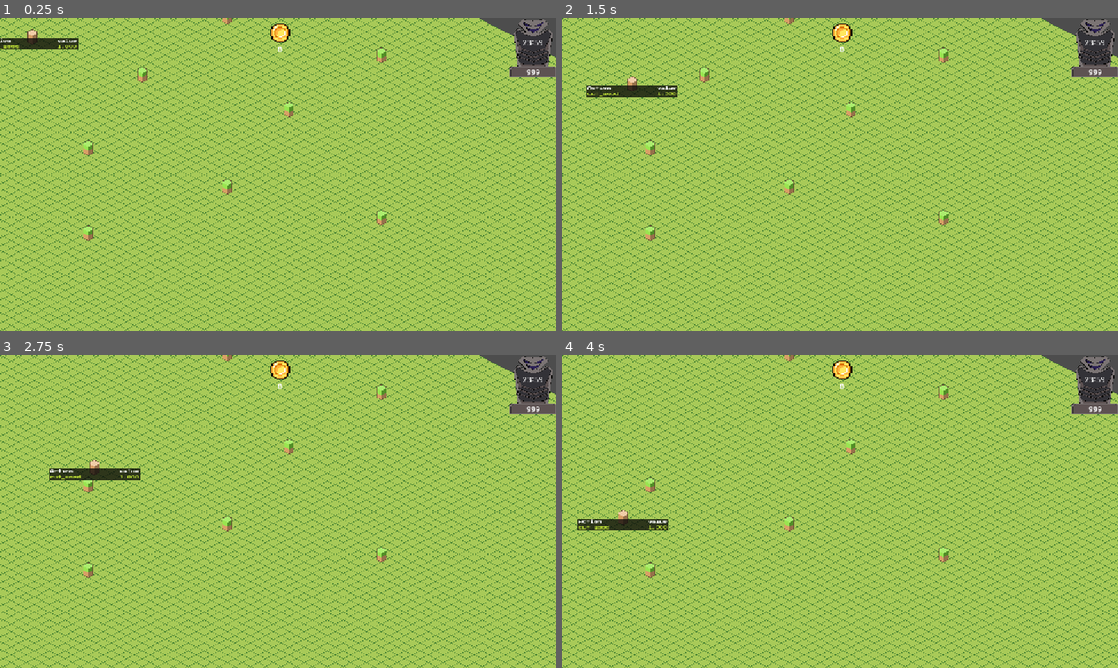
Above: before the commit, frames 1-4 (two rows, left to right).
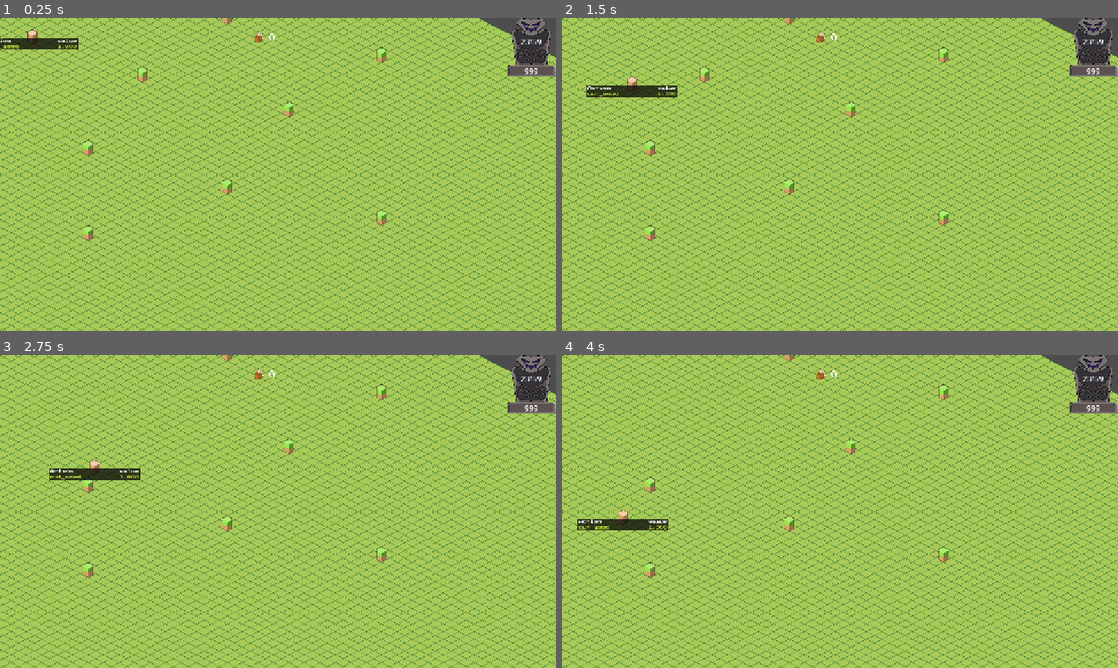
Above: after the commit, the same moments.

Repository: JontanKhuu/Ramen
Game: Godot game, scene res://World/world.tscn
Same seed, same stepped clock (60 frames per second), same inputs: the game is played once before the commit and once after it.
Inputs (mouse positions are in pixels of both pictures, inside the frame that each line leads up to):
- Up to frame 1 (0.25 s): no input
- Up to frame 2 (1.5 s): move the mouse to (962, 158) at 0.52 s; click (962, 158) at 0.67 s; move the mouse to (728, 190) at 1.27 s; click (728, 190) at 1.42 s
- Up to frame 3 (2.75 s): move the mouse to (333, 442) at 2.02 s; click (333, 442) at 2.17 s
- Up to frame 4 (4 s): move the mouse to (812, 574) at 2.77 s; click (812, 574) at 2.92 s; move the mouse to (1006, 558) at 3.52 s; click (1006, 558) at 3.67 s

The runs differ from the first frame. In frame 1, 0.9% of the frame differs, in the area x 45-100%, y 0-19%; in frame 2, 0.9%; in frame 3, 0.9%; in frame 4, 0.9%.

Commit message:
new icons and format fix

Diff:
--- a/World/UI Assets/Calendar/Calendar.tscn
+++ b/UI/Calendar/Calendar.tscn
@@ -1,7 +1,7 @@
 [gd_scene load_steps=3 format=3 uid="uid://x0fj4b75fxgn"]
 
-[ext_resource type="Script" uid="uid://c1oidv5xtkwap" path="res://World/UI Assets/Calendar/Scripts/Calendar/calendar.gd" id="1_hrbdr"]
-[ext_resource type="Texture2D" uid="uid://8y487xspadw6" path="res://World/UI Assets/Calendar/Assets/Gravestone Timer.png" id="1_t1okh"]
+[ext_resource type="Script" uid="uid://c1oidv5xtkwap" path="res://UI/Calendar/Scripts/Calendar/calendar.gd" id="1_hrbdr"]
+[ext_resource type="Texture2D" uid="uid://8y487xspadw6" path="res://UI/Calendar/Assets/Gravestone Timer.png" id="1_t1okh"]
 
 [node name="Calendar" type="Control"]
 z_index = 1
--- a/World/UI Assets/Calendar/Calendar_Menu.tscn
+++ b/UI/Calendar/Calendar_Menu.tscn
@@ -1,7 +1,7 @@
 [gd_scene load_steps=3 format=3 uid="uid://b6hdcinxtjwh5"]
 
-[ext_resource type="Script" uid="uid://cdv5n6epgpvmh" path="res://World/UI Assets/Calendar/Scripts/Calendar/calendar_menu.gd" id="1_okdvj"]
-[ext_resource type="Texture2D" uid="uid://b681kap2v3mwh" path="res://World/UI Assets/Calendar/Assets/Calendar Placeholder.png" id="1_stmws"]
+[ext_resource type="Script" uid="uid://cdv5n6epgpvmh" path="res://UI/Calendar/Scripts/Calendar/calendar_menu.gd" id="1_okdvj"]
+[ext_resource type="Texture2D" uid="uid://b681kap2v3mwh" path="res://UI/Calendar/Assets/Calendar Placeholder.png" id="1_stmws"]
 
 [node name="Calendar_Menu" type="Control"]
 layout_mode = 3
--- a/World/UI Assets/Calendar/Scripts/Calendar/calendar.gd
+++ b/UI/Calendar/Scripts/Calendar/calendar.gd
@@ -4,7 +4,7 @@
 @onready var hours_label: Label = $ClockControl/hours
 @onready var minutes_label: Label = $ClockControl/minutes
 
-var calendar_sprite = preload("res://World/UI Assets/Calendar/Calendar_Menu.tscn")
+var calendar_sprite = preload("res://UI/Calendar/Calendar_Menu.tscn")
 @onready var instance
 
 # Updates the labels on the canvas to show time in game.
--- /dev/null
+++ b/UI/MainUI/mainUI.tscn
@@ -0,0 +1,49 @@
+[gd_scene load_steps=3 format=3 uid="uid://dw0nf8qpq5dkg"]
+
+[ext_resource type="PackedScene" uid="uid://x0fj4b75fxgn" path="res://UI/Calendar/Calendar.tscn" id="3_kqecl"]
+[ext_resource type="PackedScene" uid="uid://dy750xbw85hp1" path="res://UI/MainUI/resource_tracka.tscn" id="4_lvtto"]
+
+[node name="MainUI" type="CanvasLayer"]
+
+[node name="GUI" type="Control" parent="."]
+layout_mode = 3
+anchors_preset = 15
+anchor_right = 1.0
+anchor_bottom = 1.0
+grow_horizontal = 2
+grow_vertical = 2
+
+[node name="HBoxContainer" type="HBoxContainer" parent="GUI"]
+custom_minimum_size = Vector2(100, 50)
+layout_mode = 1
+anchors_preset = 5
+anchor_left = 0.5
+anchor_right = 0.5
+offset_left = -50.0
+offset_right = 50.0
+offset_bottom = 50.0
+grow_horizontal = 2
+theme_override_constants/separation = 10
+
+[node name="MarginContainer" type="MarginContainer" parent="GUI/HBoxContainer"]
+custom_minimum_size = Vector2(20, 0)
+layout_mode = 2
+theme_override_constants/margin_left = 0
+theme_override_constants/margin_top = 30
+theme_override_constants/margin_right = 0
+
+[node name="ResourceTracka" parent="GUI/HBoxContainer/MarginContainer" instance=ExtResource("4_lvtto")]
+layout_mode = 2
+
+[node name="MarginContainer2" type="MarginContainer" parent="GUI/HBoxContainer"]
+custom_minimum_size = Vector2(20, 0)
+layout_mode = 2
+theme_override_constants/margin_left = 0
+theme_override_constants/margin_top = 30
+theme_override_constants/margin_right = 0
+
+[node name="Calendar" parent="." instance=ExtResource("3_kqecl")]
+offset_left = 0.0
+offset_top = 0.0
+offset_right = 0.0
+offset_bottom = 0.0
--- /dev/null
+++ b/UI/MainUI/resource_tracka.tscn
@@ -0,0 +1,32 @@
+[gd_scene load_steps=4 format=3 uid="uid://dy750xbw85hp1"]
+
+[ext_resource type="Script" uid="uid://cls7seatrex6l" path="res://UI/ResourceTrack/Scripts/resource_tracka.gd" id="1_uw0g8"]
+[ext_resource type="Texture2D" uid="uid://n13eu6x3e1ov" path="res://UI/ResourceTrack/Assets/ui.png" id="2_u8e87"]
+[ext_resource type="FontFile" uid="uid://y2wfxqrg8ieg" path="res://NPC/Debug/PressStart2P.ttf" id="3_lr4aq"]
+
+[node name="ResourceTracka" type="HBoxContainer"]
+custom_minimum_size = Vector2(40, 20)
+offset_right = 20.0
+offset_bottom = 20.0
+scale = Vector2(2, 2)
+theme_override_constants/separation = 10
+alignment = 1
+script = ExtResource("1_uw0g8")
+
+[node name="Sprite" type="Control" parent="."]
+custom_minimum_size = Vector2(20, 20)
+layout_mode = 2
+
+[node name="TextureRect" type="Sprite2D" parent="Sprite"]
+texture = ExtResource("2_u8e87")
+offset = Vector2(10, 10)
+hframes = 5
+vframes = 4
+frame = 5
+
+[node name="Label" type="Label" parent="."]
+custom_minimum_size = Vector2(16, 16)
+layout_mode = 2
+theme_override_fonts/font = ExtResource("3_lr4aq")
+text = "0"
+horizontal_alignment = 1
--- /dev/null
+++ b/UI/ResourceTrack/Scripts/resource_tracka.gd
@@ -0,0 +1 @@
+extends HBoxContainer
--- a/World/UI Assets/MainUI/mainUI.tscn
+++ /dev/null
@@ -1,62 +0,0 @@
-[gd_scene load_steps=4 format=3 uid="uid://dw0nf8qpq5dkg"]
-
-[ext_resource type="Script" uid="uid://cls7seatrex6l" path="res://World/UI Assets/ResourceTrack/Scripts/resource_tracka.gd" id="1_nxqbv"]
-[ext_resource type="Texture2D" uid="uid://cctvi8owi317h" path="res://World/UI Assets/ResourceTrack/Assets/tempgold.png" id="2_41hy1"]
-[ext_resource type="PackedScene" uid="uid://x0fj4b75fxgn" path="res://World/UI Assets/Calendar/Calendar.tscn" id="3_kqecl"]
-
-[node name="MainUI" type="CanvasLayer"]
-
-[node name="GUI" type="Control" parent="."]
-layout_mode = 3
-anchors_preset = 15
-anchor_right = 1.0
-anchor_bottom = 1.0
-grow_horizontal = 2
-grow_vertical = 2
-
-[node name="MarginContainer" type="MarginContainer" parent="GUI"]
-layout_mode = 2
-offset_left = 560.0
-offset_right = 600.0
-offset_bottom = 67.0
-theme_override_constants/margin_left = 0
-theme_override_constants/margin_top = 10
-theme_override_constants/margin_right = 0
-
-[node name="ResourceTracka" type="VBoxContainer" parent="GUI/MarginContainer"]
-layout_mode = 2
-script = ExtResource("1_nxqbv")
-
-[node name="TextureRect" type="TextureRect" parent="GUI/MarginContainer/ResourceTracka"]
-layout_mode = 2
-expand_mode = 4
-
-[node name="Label" type="Label" parent="GUI/MarginContainer/ResourceTracka"]
-layout_mode = 2
-text = "0"
-horizontal_alignment = 1
-
-[node name="MarginContainer2" type="MarginContainer" parent="GUI"]
-layout_mode = 0
-offset_left = 560.0
-offset_right = 600.0
-offset_bottom = 67.0
-theme_override_constants/margin_left = 0
-theme_override_constants/margin_top = 10
-theme_override_constants/margin_right = 0
-
-[node name="ResourceTracka" type="VBoxContainer" parent="GUI/MarginContainer2"]
-layout_mode = 2
-script = ExtResource("1_nxqbv")
-
-[node name="TextureRect" type="TextureRect" parent="GUI/MarginContainer2/ResourceTracka"]
-layout_mode = 2
-texture = ExtResource("2_41hy1")
-expand_mode = 4
-
-[node name="Label" type="Label" parent="GUI/MarginContainer2/ResourceTracka"]
-layout_mode = 2
-text = "0"
-horizontal_alignment = 1
-
-[node name="Calendar" parent="." instance=ExtResource("3_kqecl")]
--- a/World/UI Assets/ResourceTrack/Scripts/resource_tracka.gd
+++ /dev/null
@@ -1 +0,0 @@
-extends VBoxContainer
--- a/World/world.tscn
+++ b/World/world.tscn
@@ -1,9 +1,9 @@
 [gd_scene load_steps=10 format=3 uid="uid://b7j3lm2yhyfp8"]
 
-[ext_resource type="Script" uid="uid://bpqpddcn0ivte" path="res://World/UI Assets/Calendar/Scripts/Calendar/directional_light_2d.gd" id="1_j8job"]
-[ext_resource type="Script" uid="uid://cc7l2f6hcr6ka" path="res://World/UI Assets/Calendar/Scripts/Calendar/time_system.gd" id="2_3f78f"]
-[ext_resource type="PackedScene" uid="uid://dw0nf8qpq5dkg" path="res://World/UI Assets/MainUI/mainUI.tscn" id="3_bkhv4"]
-[ext_resource type="Script" uid="uid://cs3tjofpk4ng3" path="res://World/UI Assets/Calendar/Scripts/Calendar/date_time.gd" id="3_k8do8"]
+[ext_resource type="Script" uid="uid://bpqpddcn0ivte" path="res://UI/Calendar/Scripts/Calendar/directional_light_2d.gd" id="1_j8job"]
+[ext_resource type="Script" uid="uid://cc7l2f6hcr6ka" path="res://UI/Calendar/Scripts/Calendar/time_system.gd" id="2_3f78f"]
+[ext_resource type="PackedScene" uid="uid://dw0nf8qpq5dkg" path="res://UI/MainUI/mainUI.tscn" id="3_bkhv4"]
+[ext_resource type="Script" uid="uid://cs3tjofpk4ng3" path="res://UI/Calendar/Scripts/Calendar/date_time.gd" id="3_k8do8"]
 [ext_resource type="PackedScene" uid="uid://diuxg5omwl2tu" path="res://TileMap/tile_map.tscn" id="5_k8do8"]
 [ext_resource type="PackedScene" uid="uid://dj3y6vnh3v28l" path="res://NPC/Scenes/npc.tscn" id="6_bkhv4"]
 
Renamed: World/UI Assets/Calendar/Assets/Calendar Placeholder.png -> UI/Calendar/Assets/Calendar Placeholder.png
Not shown, changed: UI/Calendar/Assets/Calendar Placeholder.png.import
Renamed: World/UI Assets/Calendar/Assets/Gravestone Timer.png -> UI/Calendar/Assets/Gravestone Timer.png
Not shown, changed: UI/Calendar/Assets/Gravestone Timer.png.import
Renamed: World/UI Assets/Calendar/Scripts/Calendar/calendar.gd.uid -> UI/Calendar/Scripts/Calendar/calendar.gd.uid
Renamed: World/UI Assets/Calendar/Scripts/Calendar/calendar_menu.gd -> UI/Calendar/Scripts/Calendar/calendar_menu.gd
Renamed: World/UI Assets/Calendar/Scripts/Calendar/calendar_menu.gd.uid -> UI/Calendar/Scripts/Calendar/calendar_menu.gd.uid
Renamed: World/UI Assets/Calendar/Scripts/Calendar/date_time.gd -> UI/Calendar/Scripts/Calendar/date_time.gd
Renamed: World/UI Assets/Calendar/Scripts/Calendar/date_time.gd.uid -> UI/Calendar/Scripts/Calendar/date_time.gd.uid
Renamed: World/UI Assets/Calendar/Scripts/Calendar/directional_light_2d.gd -> UI/Calendar/Scripts/Calendar/directional_light_2d.gd
Renamed: World/UI Assets/Calendar/Scripts/Calendar/directional_light_2d.gd.uid -> UI/Calendar/Scripts/Calendar/directional_light_2d.gd.uid
Renamed: World/UI Assets/Calendar/Scripts/Calendar/time_system.gd -> UI/Calendar/Scripts/Calendar/time_system.gd
(and 11 more such lines)
